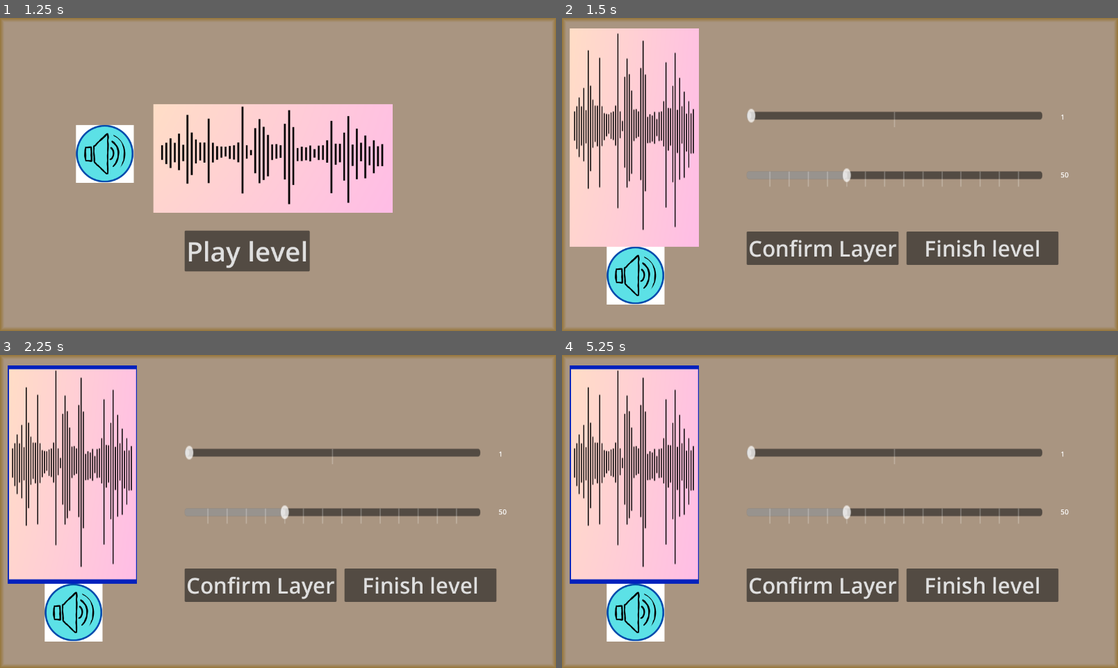
Above: before the commit, frames 1-4 (two rows, left to right).
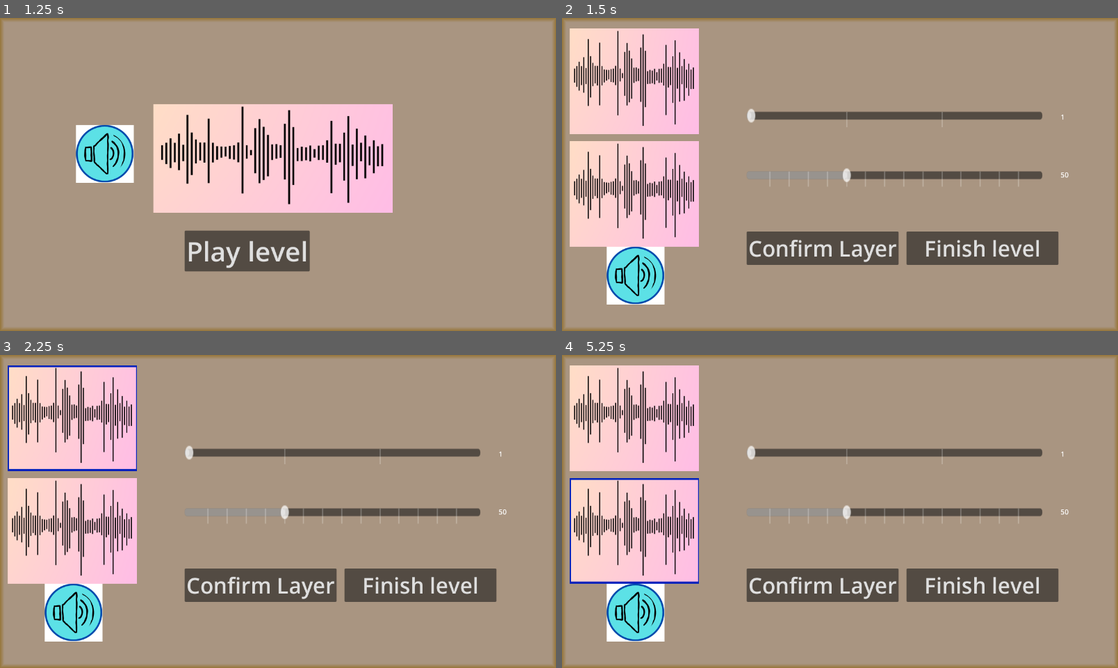
Above: after the commit, the same moments.

Repository: TheoThenault/LayerTune
Game: Godot game, scene res://Scenes/main_scene.tscn
Two runs of this game, one before a commit and one after it. Both use one fixed random seed, a clock stepped at 60 frames per second and the inputs below.
Inputs (mouse positions are in pixels of both pictures, inside the frame that each line leads up to; where the layout moved, square brackets give the same spot in the first picture):
- Up to frame 1 (1.25 s): click "1" at 0.5 s
- Up to frame 2 (1.5 s): click "Play level" at 1.25 s
- Up to frame 3 (2.25 s): click (72, 417) [72, 473] at 2 s
- Up to frame 4 (5.25 s): click (634, 417) [634, 473] at 2.75 s; click "Confirm Layer" at 3.5 s; click "Confirm Layer" at 4.25 s; click (634, 530) at 5.02 s

Frame 1 is identical in both runs. In frame 2, 4.0% of the frame differs, in the area x 1-69%, y 4-71%; in frame 3, 4.8%, in the area x 1-69%, y 3-74%; in frame 4, 4.7%.

Commit message:
update when to play sounds

Diff:
--- a/Levels/niveau1.tscn
+++ b/Levels/niveau1.tscn
@@ -7,3 +7,8 @@
 enable1 = true
 instrument1 = "Drum"
 note1 = 4
+bpm1 = 100
+enable2 = true
+instrument2 = "Banjo"
+note2 = 19
+bpm2 = 50
--- a/Levels/niveau_script.gd
+++ b/Levels/niveau_script.gd
@@ -8,32 +8,32 @@
 
 @export_category("Layer2")
 @export var enable2 : bool = false
-@export var instrument2 : String
-@export var note2 : int
+@export_enum("Drum", "Piano", "Flute", "Banjo", "Harmonica", "Whistle") var instrument2 : String
+@export_range(1, 36) var note2 : int
 @export_range(50, 200, 5) var bpm2 : int
 
 @export_category("Layer3")
 @export var enable3 : bool = false
-@export var instrument3 : String
-@export var note3 : int
+@export_enum("Drum", "Piano", "Flute", "Banjo", "Harmonica", "Whistle") var instrument3 : String
+@export_range(1, 36) var note3 : int
 @export_range(50, 200, 5) var bpm3 : int
 
 @export_category("Layer4")
 @export var enable4 : bool = false
-@export var instrument4 : String
-@export var note4 : int
+@export_enum("Drum", "Piano", "Flute", "Banjo", "Harmonica", "Whistle") var instrument4 : String
+@export_range(1, 36) var note4 : int
 @export_range(50, 200, 5) var bpm4 : int
 
 @export_category("Layer5")
 @export var enable5 : bool = false
-@export var instrument5 : String
-@export var note5 : int
+@export_enum("Drum", "Piano", "Flute", "Banjo", "Harmonica", "Whistle") var instrument5 : String
+@export_range(1, 36) var note5 : int
 @export_range(50, 200, 5) var bpm5 : int
 
 @export_category("Layer6")
 @export var enable6 : bool = false
-@export var instrument6 : String
-@export var note6 : int
+@export_enum("Drum", "Piano", "Flute", "Banjo", "Harmonica", "Whistle") var instrument6 : String
+@export_range(1, 36) var note6 : int
 @export_range(50, 200, 5) var bpm6 : int
 
 func _ready() -> void:
--- a/Scenes/main_scene.tscn
+++ b/Scenes/main_scene.tscn
@@ -215,10 +215,12 @@
 scale = Vector2(1.34049, 2.22772)
 size_flags_horizontal = 3
 size_flags_vertical = 3
-max_value = 24.0
-tick_count = 3
+min_value = 1.0
+max_value = 36.0
+value = 1.0
+tick_count = 4
 script = ExtResource("6_lh35v")
-bus_name = "Whistle"
+bus_name = "Piano"
 
 [node name="SliderTempo" type="HSlider" parent="LevelPlay"]
 custom_minimum_size = Vector2(500, 0)
--- a/Scenes/sound.tscn
+++ b/Scenes/sound.tscn
@@ -10,6 +10,11 @@
 [ext_resource type="AudioStream" uid="uid://0vujd04djlqa" path="res://Ressources/448589__tedagame__f3.ogg" id="8_xx3mj"]
 [ext_resource type="AudioStream" uid="uid://b4v5mitxp0ei8" path="res://Ressources/448595__tedagame__f4.ogg" id="9_37muw"]
 [ext_resource type="AudioStream" uid="uid://b0l2nxc3kn612" path="res://Ressources/687924__johnnie_holiday__jh-big-tom-2-f-15-sec.wav" id="9_acb4f"]
+[ext_resource type="AudioStream" uid="uid://4rbeffbjg5bd" path="res://Ressources/27359__junggle__djembe_loop_13.wav" id="11_nohyj"]
+[ext_resource type="AudioStream" uid="uid://f7krgann2vh2" path="res://Ressources/60068__hyena__flutef.wav" id="12_makjx"]
+[ext_resource type="AudioStream" uid="uid://qwcfxjdl8hkk" path="res://Ressources/610198__chaoticnoize__04-f1.wav" id="13_8m545"]
+[ext_resource type="AudioStream" uid="uid://bw6mh1uwotyf6" path="res://Ressources/214302__deleted_user_2296865__harmonicaf5.wav" id="14_us3qk"]
+[ext_resource type="AudioStream" uid="uid://crgjqmgbwiwhv" path="res://Ressources/607983__department64__humanatone_15.wav" id="15_u4bvo"]
 
 [node name="Sound" type="Control"]
 layout_mode = 3
@@ -113,3 +118,132 @@
 tick_count = 36
 script = ExtResource("1_gjvrj")
 bus_name = "Tambour"
+
+[node name="Sounds" type="Node" parent="."]
+
+[node name="Piano" type="Node2D" parent="Sounds"]
+
+[node name="Do2" type="AudioStreamPlayer" parent="Sounds/Piano"]
+stream = ExtResource("3_f0vpy")
+bus = &"Piano"
+script = ExtResource("3_xs0lo")
+
+[node name="Do3" type="AudioStreamPlayer" parent="Sounds/Piano"]
+stream = ExtResource("5_meyea")
+bus = &"Piano"
+script = ExtResource("3_xs0lo")
+
+[node name="Do4" type="AudioStreamPlayer" parent="Sounds/Piano"]
+stream = ExtResource("6_esgjw")
+bus = &"Piano"
+script = ExtResource("3_xs0lo")
+
+[node name="Fa2" type="AudioStreamPlayer" parent="Sounds/Piano"]
+stream = ExtResource("7_mwkwu")
+bus = &"Piano"
+script = ExtResource("3_xs0lo")
+
+[node name="Fa3" type="AudioStreamPlayer" parent="Sounds/Piano"]
+stream = ExtResource("8_xx3mj")
+bus = &"Piano"
+script = ExtResource("3_xs0lo")
+
+[node name="Fa4" type="AudioStreamPlayer" parent="Sounds/Piano"]
+stream = ExtResource("9_37muw")
+bus = &"Piano"
+script = ExtResource("3_xs0lo")
+
+[node name="Drum" type="Node2D" parent="Sounds"]
+
+[node name="Fa2" type="AudioStreamPlayer" parent="Sounds/Drum"]
+stream = ExtResource("11_nohyj")
+bus = &"Drum"
+script = ExtResource("3_xs0lo")
+
+[node name="Fa3" type="AudioStreamPlayer" parent="Sounds/Drum"]
+stream = ExtResource("11_nohyj")
+pitch_scale = 2.0
+bus = &"Drum"
+script = ExtResource("3_xs0lo")
+
+[node name="Fa4" type="AudioStreamPlayer" parent="Sounds/Drum"]
+stream = ExtResource("11_nohyj")
+pitch_scale = 3.0
+bus = &"Drum"
+script = ExtResource("3_xs0lo")
+
+[node name="Flute" type="Node2D" parent="Sounds"]
+
+[node name="Fa2" type="AudioStreamPlayer" parent="Sounds/Flute"]
+stream = ExtResource("12_makjx")
+bus = &"Flute"
+script = ExtResource("3_xs0lo")
+
+[node name="Fa3" type="AudioStreamPlayer" parent="Sounds/Flute"]
+stream = ExtResource("12_makjx")
+pitch_scale = 2.0
+bus = &"Flute"
+script = ExtResource("3_xs0lo")
+
+[node name="Fa4" type="AudioStreamPlayer" parent="Sounds/Flute"]
+stream = ExtResource("12_makjx")
+pitch_scale = 3.0
+bus = &"Flute"
+script = ExtResource("3_xs0lo")
+
+[node name="Banjo" type="Node2D" parent="Sounds"]
+
+[node name="Fa2" type="AudioStreamPlayer" parent="Sounds/Banjo"]
+stream = ExtResource("13_8m545")
+bus = &"Banjo"
+script = ExtResource("3_xs0lo")
+
+[node name="Fa3" type="AudioStreamPlayer" parent="Sounds/Banjo"]
+stream = ExtResource("13_8m545")
+pitch_scale = 2.0
+bus = &"Banjo"
+script = ExtResource("3_xs0lo")
+
+[node name="Fa4" type="AudioStreamPlayer" parent="Sounds/Banjo"]
+stream = ExtResource("13_8m545")
+pitch_scale = 3.0
+bus = &"Banjo"
+script = ExtResource("3_xs0lo")
+
+[node name="Harmonica" type="Node2D" parent="Sounds"]
+
+[node name="Fa2" type="AudioStreamPlayer" parent="Sounds/Harmonica"]
+stream = ExtResource("14_us3qk")
+bus = &"Harmonica"
+script = ExtResource("3_xs0lo")
+
+[node name="Fa3" type="AudioStreamPlayer" parent="Sounds/Harmonica"]
+stream = ExtResource("14_us3qk")
+pitch_scale = 2.0
+bus = &"Harmonica"
+script = ExtResource("3_xs0lo")
+
+[node name="Fa4" type="AudioStreamPlayer" parent="Sounds/Harmonica"]
+stream = ExtResource("14_us3qk")
+pitch_scale = 3.0
+bus = &"Harmonica"
+script = ExtResource("3_xs0lo")
+
+[node name="Whistle" type="Node2D" parent="Sounds"]
+
+[node name="Fa2" type="AudioStreamPlayer" parent="Sounds/Whistle"]
+stream = ExtResource("15_u4bvo")
+bus = &"Whistle"
+script = ExtResource("3_xs0lo")
+
+[node name="Fa3" type="AudioStreamPlayer" parent="Sounds/Whistle"]
+stream = ExtResource("15_u4bvo")
+pitch_scale = 2.0
+bus = &"Whistle"
+script = ExtResource("3_xs0lo")
+
+[node name="Fa4" type="AudioStreamPlayer" parent="Sounds/Whistle"]
+stream = ExtResource("15_u4bvo")
+pitch_scale = 3.0
+bus = &"Whistle"
+script = ExtResource("3_xs0lo")
--- a/Scripts/Game.gd
+++ b/Scripts/Game.gd
@@ -3,6 +3,8 @@
 var current_level
 
 var current_layer : int
+var current_note_stream : AudioStreamPlayer
+var current_bpm : int
 
 var MainMenu : Control
 var LevelStart : Control
@@ -35,3 +37,7 @@
 		current_level = niveau_res.instantiate()
 		current_level.name = "NIVEAU"
 		get_node("/root/MainScene").add_child(current_level)
+
+func playNote() -> void:
+	if (GAME.LevelPlay.is_visible_in_tree()):
+		GAME.current_note_stream.play()
--- a/Scripts/Slider/h_slider.gd
+++ b/Scripts/Slider/h_slider.gd
@@ -5,7 +5,6 @@
 
 var bus_index: int
 var pitchshift: AudioEffectPitchShift
-var currentNote: Node
 # Called when the node enters the scene tree for the first time.
 func _ready() -> void:
 	bus_index = AudioServer.get_bus_index(bus_name)
@@ -13,8 +12,7 @@
 	AudioServer.add_bus_effect(bus_index, pitchshift)
 	#get_node("../"+bus_name+"/Do2").play()
 	pitchshift.pitch_scale = pow(2, (value-5)/12.0)
-	currentNote = get_node("../../Sounds/"+bus_name+"/Fa2")
-	play()
+	GAME.current_note_stream = get_node("../../Sounds/"+bus_name+"/Fa2")
 
 func _on_value_changed(value: float) -> void:
 
@@ -49,14 +47,10 @@
 
 	if (value > 23):
 		pitchshift.pitch_scale = pow(2, (value-29)/12.0)
-		currentNote = get_node("../../Sounds/"+bus_name+"/Fa4")
+		GAME.current_note_stream = get_node("../../Sounds/"+bus_name+"/Fa4")
 	elif (value > 11):
 		pitchshift.pitch_scale = pow(2, (value-17)/12.0)
-		currentNote = get_node("../../Sounds/"+bus_name+"/Fa3")
+		GAME.current_note_stream = get_node("../../Sounds/"+bus_name+"/Fa3")
 	else:
 		pitchshift.pitch_scale = pow(2, (value-5)/12.0)
-		currentNote = get_node("../../Sounds/"+bus_name+"/Fa2")
-	play()
-
-func play() -> void:
-	currentNote.play()
+		GAME.current_note_stream = get_node("../../Sounds/"+bus_name+"/Fa2")
--- a/Scripts/Slider/levelplay_slider_tempo.gd
+++ b/Scripts/Slider/levelplay_slider_tempo.gd
@@ -5,15 +5,17 @@
 
 func _ready() -> void:
 	lastTimePlayed = Time.get_unix_time_from_system()
-	intervalle = value/60
+	intervalle = 60/value
+	GAME.current_bpm = value
 
 func _process(delta: float) -> void:
 	if (Time.get_unix_time_from_system()-lastTimePlayed >= intervalle):
-		get_node("../SliderNote").play()
+		GAME.playNote()
 		lastTimePlayed = Time.get_unix_time_from_system()
 
 func _on_value_changed(value_: float) -> void:
 	intervalle = 60/value
+	GAME.current_bpm = value
 
 	var labelBPM : Label = get_node("../LabelBPM")
 	labelBPM.text = "%d" % (value_)
Not shown, added: Ressources/27359__junggle__djembe_loop_13.wav.import
Not shown: 1 places in Scenes/sound.tscn that only renumber resources
Not shown, added: Ressources/27359__junggle__djembe_loop_13.wav
